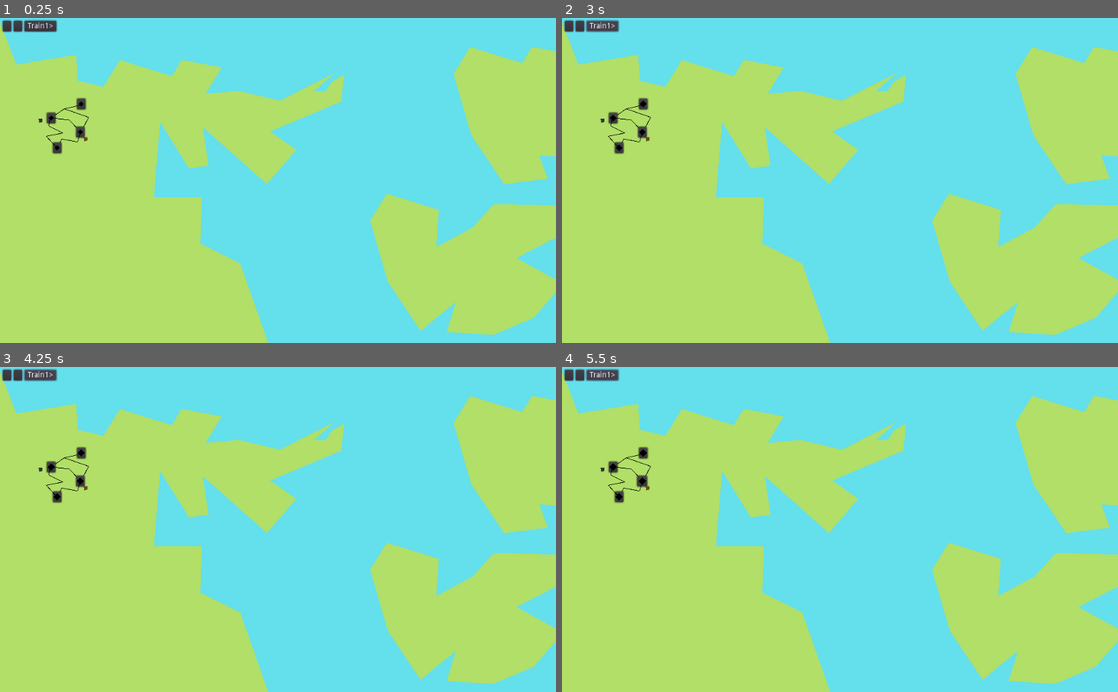
Above: before the commit, frames 1-4 (two rows, left to right).
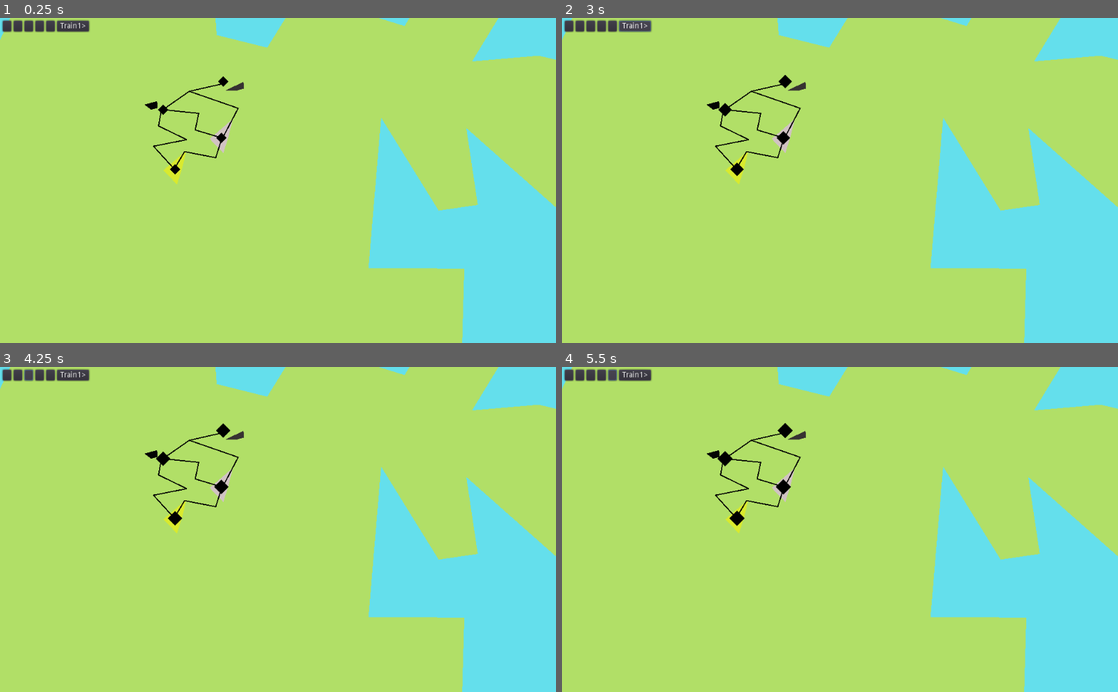
Above: after the commit, the same moments.

Repository: LeBoku/supply-chained
Game: Godot game, scene res://Game.tscn
The game is run twice, just before and just after one commit, with the same random seed, the same clock (stepped at 60 frames per second) and the same inputs.
Inputs (mouse positions are in pixels of both pictures, inside the frame that each line leads up to):
- Up to frame 1 (0.25 s): no input
- Up to frame 2 (3 s): click (645, 102) at 0.52 s; click (567, 24) at 1.27 s; click (578, 24) at 2.02 s; click "Train1>" at 2.75 s
- Up to frame 3 (4.25 s): click (27, 373) at 3.52 s
- Up to frame 4 (5.5 s): click (600, 373) at 4.27 s; click (612, 373) at 5.02 s

The runs differ from the first frame. In frame 1, 50% of the frame differs, in the area x 0-100%, y 0-100%; in frame 2, 50%; in frame 3, 50%; in frame 4, 50%.

Commit message:
reworked pickup/dropoff

Diff:
--- a/supply-chained/Game.gd
+++ b/supply-chained/Game.gd
@@ -5,6 +5,6 @@
 onready var route_builder = get_node("/root/RouteBuilder")
 
 func _on_carrier_selected(carrier: Carrier):
-	var route = yield(route_builder.build_route(carrier, $Map), "completed")
+	var route = yield(route_builder.build_route(carrier), "completed")
 	add_child(route)
 	route.start()
--- a/supply-chained/Game.tscn
+++ b/supply-chained/Game.tscn
@@ -1,25 +1,11 @@
-[gd_scene load_steps=11 format=2]
+[gd_scene load_steps=7 format=2]
 
 [ext_resource path="res://Game.gd" type="Script" id=1]
 [ext_resource path="res://station/Station.tscn" type="PackedScene" id=2]
 [ext_resource path="res://connection/ConnectionHelper.tscn" type="PackedScene" id=3]
-[ext_resource path="res://Map.gd" type="Script" id=4]
 [ext_resource path="res://carriers/Carrier.gd" type="Script" id=5]
 [ext_resource path="res://carriers/Hud.gd" type="Script" id=6]
-[ext_resource path="res://Production/Production.gd" type="Script" id=7]
-[ext_resource path="res://Production/Recipie.gd" type="Script" id=8]
-
-[sub_resource type="Resource" id=1]
-script = ExtResource( 8 )
-produces = PoolStringArray( "C" )
-time = 10.0
-requires = PoolStringArray( "L" )
-
-[sub_resource type="Resource" id=2]
-script = ExtResource( 8 )
-produces = PoolStringArray( "L" )
-time = 5.0
-requires = PoolStringArray(  )
+[ext_resource path="res://Production/Production.tscn" type="PackedScene" id=8]
 
 [node name="Game" type="Node2D"]
 script = ExtResource( 1 )
@@ -28,13 +14,13 @@
 }
 
 [node name="Map" type="Node2D" parent="."]
-script = ExtResource( 4 )
 __meta__ = {
 "_edit_lock_": true
 }
 
 [node name="Continent" type="Polygon2D" parent="Map"]
 position = Vector2( -61.4489, 43.438 )
+z_index = -10
 color = Color( 0.698039, 0.878431, 0.407843, 1 )
 polygon = PoolVector2Array( 59.7825, -40.0342, 91.5664, 42.6039, 201.751, 24.593, 204.929, 72.2689, 251.545, 83.923, 28 …(388 unchanged characters)…
 __meta__ = {
@@ -43,6 +29,7 @@
 
 [node name="Island 1" type="Polygon2D" parent="Map"]
 position = Vector2( 583.764, 19.3806 )
+z_index = -10
 color = Color( 0.698039, 0.878431, 0.407843, 1 )
 polygon = PoolVector2Array( 284.389, 197.286, 251.545, 83.923, 282.27, 34.1282, 378, 64, 396, 34, 469.795, 47.9012, 440 …(220 unchanged characters)…
 __meta__ = {
@@ -51,6 +38,7 @@
 
 [node name="Island 2" type="Polygon2D" parent="Map"]
 position = Vector2( 430.142, 290.293 )
+z_index = -10
 color = Color( 0.698039, 0.878431, 0.407843, 1 )
 polygon = PoolVector2Array( 284.389, 197.286, 251.545, 83.923, 282.27, 34.1282, 378, 64, 373.384, 132.658, 440.13, 96.6365, 479.33, 53.1985, 678, 58, 639, 92, 520.649, 152.788, 607, 200, 553, 263, 478.27, 294.756, 392.454, 289.459, 409.405, 234.367, 372.324, 264.032, 344.778, 287.34 )
 __meta__ = {
@@ -60,69 +48,75 @@
 [node name="Rail4" parent="Map" instance=ExtResource( 3 )]
 points = PoolVector2Array( 149.333, 160.666, 118.333, 167.666, 163.333, 183.333, 148.667, 211.333 )
 
-[node name="MineStation" parent="Map" instance=ExtResource( 2 )]
+[node name="IronMine" parent="Map" instance=ExtResource( 2 )]
 position = Vector2( 149.667, 158.667 )
-pickup_contents = [ null ]
+
+[node name="Mine" parent="Map/IronMine" instance=ExtResource( 8 )]
 
 [node name="Rail3" parent="Map" instance=ExtResource( 3 )]
 points = PoolVector2Array( 149.333, 160.666, 118.333, 167.666, 94, 184.666 )
 
-[node name="MineStation1" parent="Map" instance=ExtResource( 2 )]
+[node name="CoalMine" parent="Map" instance=ExtResource( 2 )]
 position = Vector2( 94.3333, 184.667 )
-pickup_contents = [ null ]
 
-[node name="Mine" type="Polygon2D" parent="Map"]
-position = Vector2( 72.2411, 187.669 )
-color = Color( 0.215686, 0.2, 0.2, 1 )
-polygon = PoolVector2Array( -1.16118, -1.84308, 5.64067, -1.99326, 6.2019, 4.18028, 0.163147, 5.83803 )
-script = ExtResource( 7 )
-recipies = [ SubResource( 1 ) ]
-produces_to = [ NodePath("../MineStation1") ]
-requires_from = [ NodePath("../MineStation1") ]
+[node name="Mine" parent="Map/CoalMine" instance=ExtResource( 8 )]
+position = Vector2( -11.3335, -5.84425 )
+color = Color( 0.0196078, 0.0196078, 0.0196078, 1 )
+polygon = PoolVector2Array( -6.08858, 1.0598, 5.64067, -1.99326, 6.2019, 4.18028, 0.163147, 5.83803 )
+produces = "C"
 
 [node name="Rail" parent="Map" instance=ExtResource( 3 )]
-points = PoolVector2Array( 149.333, 211, 127, 188, 94, 184.666 )
+points = PoolVector2Array( 149.333, 211, 123.771, 203.36, 127, 188, 94, 184.666 )
 
 [node name="Town" parent="Map" instance=ExtResource( 2 )]
 position = Vector2( 148, 210.667 )
-pickup_contents = [ null ]
 
-[node name="Housing" type="Polygon2D" parent="Map"]
-position = Vector2( 155.232, 221.925 )
-color = Color( 0.407843, 0.305882, 0.0980392, 1 )
-polygon = PoolVector2Array( -1.16118, -1.84308, 5.64067, -1.99326, 6.2019, 4.18028, 0.163147, 5.83803 )
-script = ExtResource( 7 )
-recipies = [ SubResource( 2 ) ]
-produces_to = [ NodePath("../Town") ]
+[node name="Housing" parent="Map/Town" instance=ExtResource( 8 )]
+position = Vector2( 0.162125, -5.05144 )
+color = Color( 0.823529, 0.768627, 0.768627, 1 )
+polygon = PoolVector2Array( -11.0278, 5.96655, 10.2097, -12.4535, 6.2019, 4.18028, 1.48888, 19.0605 )
+produces = "L"
 
 [node name="Rail1" parent="Map" instance=ExtResource( 3 )]
 points = PoolVector2Array( 148.333, 211, 142.667, 229, 114, 223.333, 104.667, 239 )
 
 [node name="Farm" parent="Map" instance=ExtResource( 2 )]
 position = Vector2( 105.333, 239.667 )
-pickup_contents = [ null ]
+
+[node name="Farm" parent="Map/Farm" instance=ExtResource( 8 )]
+position = Vector2( 0.162125, -5.05144 )
+color = Color( 0.854902, 0.921569, 0.184314, 1 )
+polygon = PoolVector2Array( -11.0278, 5.96655, 10.2097, -12.4535, 6.2019, 4.18028, 1.48888, 19.0605 )
+produces = "F"
 
 [node name="Rail2" parent="Map" instance=ExtResource( 3 )]
 points = PoolVector2Array( 104.667, 239.666, 85.3333, 218.333, 116, 212.333, 90, 199.666, 92.6667, 184.666 )
-
-[node name="CarriersHud" type="VBoxContainer" parent="."]
-margin_left = 5.0
-margin_top = 5.0
-__meta__ = {
-"_edit_use_anchors_": false
-}
-
-[node name="Train1Hud" type="HBoxContainer" parent="CarriersHud"]
-script = ExtResource( 6 )
-carrier_path = NodePath("../../Train1")
 
 [node name="Train1" type="Polygon2D" parent="."]
 visible = false
 antialiased = true
 polygon = PoolVector2Array( -6, -3, 5, -3, 7, 0, 5, 3, -6, 3 )
 script = ExtResource( 5 )
-cargo = [ null, null ]
+cargo = [ null, null, null, null, null ]
 
-[connection signal="resources_produced" from="Map/Mine" to="Map/Town" method="_on_resources_produced"]
-[connection signal="resources_produced" from="Map/Housing" to="Map/Town" method="_on_resources_produced"]
-[connection signal="carrier_selected" from="CarriersHud/Train1Hud" to="." method="_on_carrier_selected"]
+[node name="Camera2D" type="Camera2D" parent="."]
+offset = Vector2( 200, 250 )
+current = true
+zoom = Vector2( 0.5, 0.5 )
+
+[node name="HUD" type="CanvasLayer" parent="."]
+
+[node name="CarriersHud" type="VBoxContainer" parent="HUD"]
+margin_left = 5.0
+margin_top = 5.0
+margin_right = 5.0
+margin_bottom = 5.0
+__meta__ = {
+"_edit_use_anchors_": false
+}
+
+[node name="Train1Hud" type="HBoxContainer" parent="HUD/CarriersHud"]
+script = ExtResource( 6 )
+carrier_path = NodePath("../../../Train1")
+
+[connection signal="carrier_selected" from="HUD/CarriersHud/Train1Hud" to="." method="_on_carrier_selected"]
--- a/supply-chained/Map.gd
+++ /dev/null
@@ -1,11 +0,0 @@
-extends Node2D
-
-signal station_selected(Station)
-
-func _ready():
-	for s in get_tree().get_nodes_in_group('Station'):
-		var station := s as Station
-		station.connect("selected", self, "_on_station_selected")
-
-func _on_station_selected(station: Station):
-	emit_signal("station_selected", station)
--- a/supply-chained/Production/Production.gd
+++ b/supply-chained/Production/Production.gd
@@ -1,76 +1,10 @@
 extends Node2D
 
-signal resources_produced(target, resource)
-
-export(Array, Resource) var recipies = []
-export(Array, NodePath) var produces_to = []
-export(Array, NodePath) var requires_from = []
-
-const Util = preload("res://util/Util.gd")
-
-onready var _produces_to = convert_node_paths(produces_to)
-onready var _requires_from = convert_node_paths(requires_from)
+class_name Production
+export var produces: String
 
 func _ready():
-	while is_instance_valid(self):
-		yield(start_production(), 'completed')
+	add_to_group("production")
 
-func start_production():
-	var recipie = yield(get_recipie(), 'completed')
-	yield(produce(recipie), 'completed')
-	yield(finalize_production(recipie), 'completed')
-
-func finalize_production(recipie: Recipie):
-	yield(wait_for_space(), 'completed')
-
-	for index in range(len(recipie.produces)):
-		var resource = recipie.produces[index]
-		var target = _produces_to[index] as Station
-		target.dropoff(0, resource)
-
-func get_recipie():
-	yield(get_tree().create_timer(0),  "timeout")
-
-	while is_instance_valid(self):
-		for r in recipies:
-			if has_requirements(r):
-				return recipies[0] as Recipie
-
-		var awaitables = Util.get_as_awaitables(_requires_from, 'contents_changed')
-		yield(Util.yield_await_first(awaitables), 'completed')
-
-func produce(recipie: Recipie):
-	for index in range(len(recipie.requires)):
-		_requires_from[index].dropoff(0, null)
-
-	yield(get_tree().create_timer(recipie.time),  "timeout")
-
-func has_requirements(recipie: Recipie):
-	var has = true
-	for index in range(len(recipie.requires)):
-		has = has and _requires_from[index].has_content(0, recipie.requires[index])
-
-	return has
-
-func wait_for_space():
-	yield(get_tree().create_timer(0),  "timeout")
-	var has_space = false
-
-	while not has_space:
-		has_space = true
-		var wait_for = []
-
-		for s in _produces_to:
-			var station := s as Station
-			if not station.has_content(0, null):
-				wait_for.append([station, 'contents_changed'])
-				has_space = false
-
-		if not has_space:
-			yield(Util.yield_await_all(wait_for), 'completed')
-
-func convert_node_paths(paths:Array):
-	var nodes = []
-	for path in paths:
-		nodes.append(get_node((path)))
-	return nodes
+func _on_Button_pressed():
+	$"/root/RouteBuilder".add_step(get_parent(), self)
--- /dev/null
+++ b/supply-chained/Production/Production.tscn
@@ -0,0 +1,23 @@
+[gd_scene load_steps=2 format=2]
+
+[ext_resource path="res://Production/Production.gd" type="Script" id=1]
+
+[node name="Production" type="Polygon2D"]
+position = Vector2( 12.847, 2.282 )
+z_index = -1
+color = Color( 0.215686, 0.2, 0.2, 1 )
+polygon = PoolVector2Array( -11.0278, 5.96655, 5.64067, -1.99326, 6.2019, 4.18028, 0.163147, 5.83803 )
+script = ExtResource( 1 )
+produces = "I"
+
+[node name="Button" type="Button" parent="."]
+margin_left = -9.0
+margin_top = -4.0
+margin_right = 10.0
+margin_bottom = 16.0
+flat = true
+__meta__ = {
+"_edit_use_anchors_": false
+}
+
+[connection signal="pressed" from="Button" to="." method="_on_Button_pressed"]
--- a/supply-chained/Production/Recipie.gd
+++ /dev/null
@@ -1,7 +0,0 @@
-extends Resource
-
-class_name Recipie
-
-export var produces: PoolStringArray
-export var time: float
-export var requires: PoolStringArray
--- a/supply-chained/carriers/Carrier.gd
+++ b/supply-chained/carriers/Carrier.gd
@@ -4,16 +4,27 @@
 
 signal cargo_changed
 
-export var cargo = []
+export var cargo: Array = []
 
 func _ready():
 	emit_signal("cargo_changed")
 
-func dropoff(position: int):
-	var dropoff = cargo[position]
-	yield(get_tree().create_timer(2), "timeout")
-	return dropoff
+func get_empty_cargo_spot():
+	return cargo.find(null)
 
-func set_cargo(position: int, content):
-	cargo[position] = content
+func get_remaining_capacity():
+	return len(cargo) - get_empty_cargo_spot()
+
+func add_cargo(content):
+	var index = get_empty_cargo_spot()
+	var timeout = 0
+
+	if index != -1:
+		cargo[index] = content
+		timeout = 1
+		update_cargo()
+
+	yield(get_tree().create_timer(timeout), "timeout")
+
+func update_cargo():
 	emit_signal("cargo_changed")
--- a/supply-chained/carriers/Hud.gd
+++ b/supply-chained/carriers/Hud.gd
@@ -21,7 +21,7 @@
 		if carrier.cargo[index] != null:
 			button.text = carrier.cargo[index]
 
-		button.connect("pressed", get_node('/root/RouteBuilder'), "add_cargo_index", [index])
+#		button.connect("pressed", get_node('/root/RouteBuilder'), "add_cargo_index", [index])
 		add_child(button)
 
 	var button = Button.new()
--- a/supply-chained/project.godot
+++ b/supply-chained/project.godot
@@ -14,10 +14,10 @@
 "language": "GDScript",
 "path": "res://carriers/Carrier.gd"
 }, {
-"base": "Resource",
-"class": "Recipie",
+"base": "Node2D",
+"class": "Production",
 "language": "GDScript",
-"path": "res://Production/Recipie.gd"
+"path": "res://Production/Production.gd"
 }, {
 "base": "Position2D",
 "class": "Station",
@@ -26,7 +26,7 @@
 } ]
 _global_script_class_icons={
 "Carrier": "",
-"Recipie": "",
+"Production": "",
 "Station": ""
 }
 
--- a/supply-chained/route-builder/RouteBuilder.gd
+++ b/supply-chained/route-builder/RouteBuilder.gd
@@ -1,61 +1,31 @@
 extends Node
+
+signal route_finalized
 
 const Route = preload("res://router/Route.tscn");
 
 var active = false
 var steps = []
-var pickups = {}
-var current_pickup = get_empty_pickup()
 
-func build_route(carrier, map):
-	enable_stations(true)
-	var station = null
+func build_route(carrier):
 	active = true
 	steps = []
-	pickups = {}
+	enable_stations(true)
 
-	while len(steps) == 0 or station != steps[0]:
-		if station != null:
-			steps.append(station)
-			station.set_focused(true)
-			current_pickup = get_empty_pickup()
-			enable_stations(true, station.get_connected_stations())
+	yield(self, "route_finalized")
 
-		station = yield(map, "station_selected") as Station
+	return Route.instance().init(steps, carrier)
 
-		enable_stations(false)
+func add_step(station: Station, production: Production):
+	enable_stations(false)
 
-	carrier.visible = true
-	active = false
-	return Route.instance().init(steps, carrier, pickups)
-
-func add_pickup_point(index: int):
-	current_pickup["point"] = index
-	add_pickup_if_complete()
-
-func add_cargo_index(index: int):
-	current_pickup["cargo"] = index
-	add_pickup_if_complete()
+	if len(steps)>1 and station == steps[0][0]:
+		emit_signal("route_finalized")
+	else:
+		steps.append([station, [production]])
+		enable_stations(true, station.get_connected_stations())
 
 func enable_stations(enabled: bool, stations=get_tree().get_nodes_in_group('Station')):
 	for s in stations:
 		var station := s as Station
 		station.set_enabled(enabled)
-
-		if not enabled:
-			station.set_focused(false)
-
-func add_pickup_if_complete():
-	if current_pickup["point"] != null and current_pickup["cargo"]!=null:
-		var index = len(steps)-1
-
-		if not pickups.has(index):
-			pickups[index] = []
-
-		var current_pickups = pickups[index]
-		current_pickups.append(current_pickup)
-
-		current_pickup = get_empty_pickup()
-
-func get_empty_pickup():
-	return {"point": null, "cargo":null}
--- a/supply-chained/router/Route.gd
+++ b/supply-chained/router/Route.gd
@@ -2,28 +2,28 @@
 
 const RouteSegment = preload("res://router/RouteSegment.tscn")
 
-var stations: Array
+var steps: Array
 var carrier: Carrier
-var pickups: Dictionary
 
-func init(stations: Array, carrier:Node2D, pickups:Dictionary):
-	self.stations = stations
+func init(steps:Array, carrier: Carrier):
+	self.steps = steps
 	self.carrier = carrier
-	self.pickups = pickups
 	return self
 
 func start():
-	var index = 0
+	carrier.visible = true
+	var step_index = 0
 
 	while is_instance_valid(self):
-		yield(handle_pickups(index), 'completed')
+		var step =steps[step_index]
+		yield(handle_pickups(step[0], step[1]), 'completed')
 
-		var next_index = index + 1
-		if next_index > len(stations)-1:
+		var next_index = step_index + 1
+		if next_index > len(steps)-1:
 			next_index=0
 
-		yield(travel(stations[index], stations[next_index]), 'completed')
-		index = next_index
+		yield(travel(steps[step_index][0], steps[next_index][0]), 'completed')
+		step_index = next_index
 
 func travel(from: Station, to: Station):
 		var connection = from.get_connection_to(to)
@@ -33,18 +33,11 @@
 		yield(segment, 'arrived')
 		segment.queue_free()
 
-func handle_pickups(index: int):
-	if pickups.has(index):
-		var station = stations[index] as Station
-		for p in pickups[index]:
-			var pickup = yield(stations[index].pickup(p["point"]), "completed")
-			var dropoff = yield(carrier.dropoff(p["cargo"]), "completed")
+func handle_pickups(station:Station, productions: Array):
+	carrier.cargo = yield(station.dropoff(carrier.cargo), 'completed')
+	carrier.update_cargo()
 
-			if dropoff != null and pickup != null:
-				yield(get_tree().create_timer(2), "timeout")
+	for production in productions.slice(0, carrier.get_remaining_capacity()):
+		yield(carrier.add_cargo(production.produces), 'completed')
 
-			carrier.set_cargo(p["cargo"], pickup)
-			station.dropoff(p["point"], dropoff)
-
-	else:
-		yield(get_tree().create_timer(0), "timeout")
+#	carrier.add_cargo(pickup)
--- a/supply-chained/station/Hud.gd
+++ /dev/null
@@ -1,31 +0,0 @@
-extends GridContainer
-
-const Util = preload("res://util/Util.gd")
-
-var disabled = true
-
-func ready():
-	set_enabled(false)
-
-func set_enabled(state: bool):
-	disabled = !state
-	for button in get_children():
-		set_button_state(button)
-
-func render(contents):
-	Util.remove_children(self)
-	columns = round(sqrt(len(contents)))
-
-	for i in range(len(contents)):
-		var content = contents[i]
-		var button = Button.new()
-
-		set_button_state(button)
-		button.text = content if content != null else ' '
-		add_child(button)
-
-		button.connect("pressed", get_node('/root/RouteBuilder'), "add_pickup_point", [i])
-
-func set_button_state(button: Button):
-		button.disabled = disabled
-		button.mouse_filter = MOUSE_FILTER_IGNORE if disabled else MOUSE_FILTER_PASS
--- a/supply-chained/station/Station.gd
+++ b/supply-chained/station/Station.gd
@@ -3,10 +3,6 @@
 
 const Util = preload("res://util/Util.gd")
 
-signal selected(Station)
-signal contents_changed
-
-export var pickup_contents = []
 var out_connections = []
 
 onready var route_builder = get_node('/root/RouteBuilder')
@@ -15,28 +11,8 @@
 	$Visual/Tween.interpolate_property($Visual, "scale:x", 0.2, 0.3, .3)
 	$Visual/Tween.interpolate_property($Visual, "scale:y", 0.2, 0.3, .3)
 
-	$PickupPoints.render(pickup_contents)
-
 func set_enabled(enabled):
 	$Visual/Tween.set_active(enabled)
-
-func set_focused(state: bool):
-	if len(pickup_contents) == 1:
-		$"/root/RouteBuilder".add_pickup_point(0)
-	else:
-		$PickupPoints.set_enabled(state)
-
-func has_content(index:int, content):
-	return pickup_contents[index] == content
-
-func pickup(index: int):
-	yield(get_tree().create_timer(2), "timeout")
-	return pickup_contents[index]
-
-func dropoff(index: int, content):
-	pickup_contents[index] = content
-	$PickupPoints.render(pickup_contents)
-	emit_signal("contents_changed")
 
 func get_connected_stations():
 	var stations = []
@@ -50,8 +26,13 @@
 		if conn["station"] == station:
 			return conn
 
-func _on_pressed():
-	emit_signal("selected", self)
+func dropoff(cargo:Array):
+	var timeout = 0
 
-func _on_resources_produced(target, resource):
-	dropoff(target, resource)
+	var i = rand_range(0, len(cargo)*2)
+	if i<len(cargo) and cargo[i] != null:
+		cargo[i] = null
+		timeout=2
+
+	yield(get_tree().create_timer(timeout), "timeout")
+	return cargo
--- a/supply-chained/station/Station.tscn
+++ b/supply-chained/station/Station.tscn
@@ -1,8 +1,7 @@
-[gd_scene load_steps=4 format=2]
+[gd_scene load_steps=3 format=2]
 
 [ext_resource path="res://station/Station.gd" type="Script" id=1]
 [ext_resource path="res://img/resource.png" type="Texture" id=2]
-[ext_resource path="res://station/Hud.gd" type="Script" id=3]
 
 [node name="Station" type="Position2D" groups=[
 "Station",
@@ -17,27 +16,3 @@
 [node name="Tween" type="Tween" parent="Visual"]
 repeat = true
 playback/repeat = true
-
-[node name="Button" type="Button" parent="."]
-margin_left = -10.0
-margin_top = -10.0
-margin_right = 10.0
-margin_bottom = 10.0
-flat = true
-__meta__ = {
-"_edit_use_anchors_": false
-}
-
-[node name="PickupPoints" type="GridContainer" parent="."]
-show_behind_parent = true
-grow_horizontal = 2
-grow_vertical = 2
-mouse_filter = 2
-custom_constants/vseparation = 10
-custom_constants/hseparation = 10
-columns = 2
-script = ExtResource( 3 )
-__meta__ = {
-"_edit_use_anchors_": false
-}
-[connection signal="pressed" from="Button" to="." method="_on_pressed"]
--- a/supply-chained/util/Util.gd
+++ b/supply-chained/util/Util.gd
@@ -1,3 +1,12 @@
+static func get_children_with_group(node: Node, group:String):
+	var children = []
+
+	for child in node.get_children():
+		if child.is_in_group(group):
+			children.append(child)
+
+	return children
+
 static func remove_children(node: Node):
 	for child in node.get_children():
 			node.remove_child(child)
